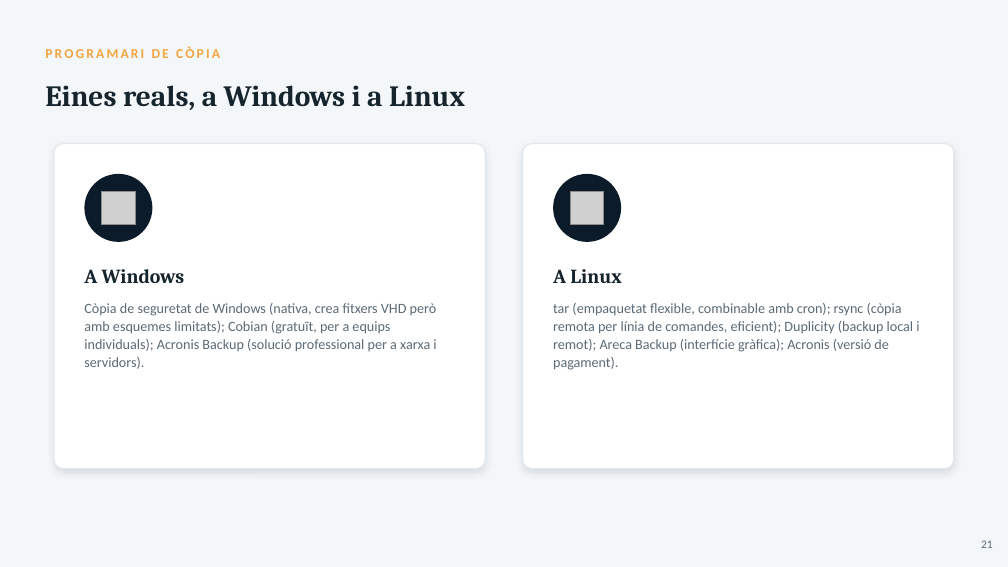
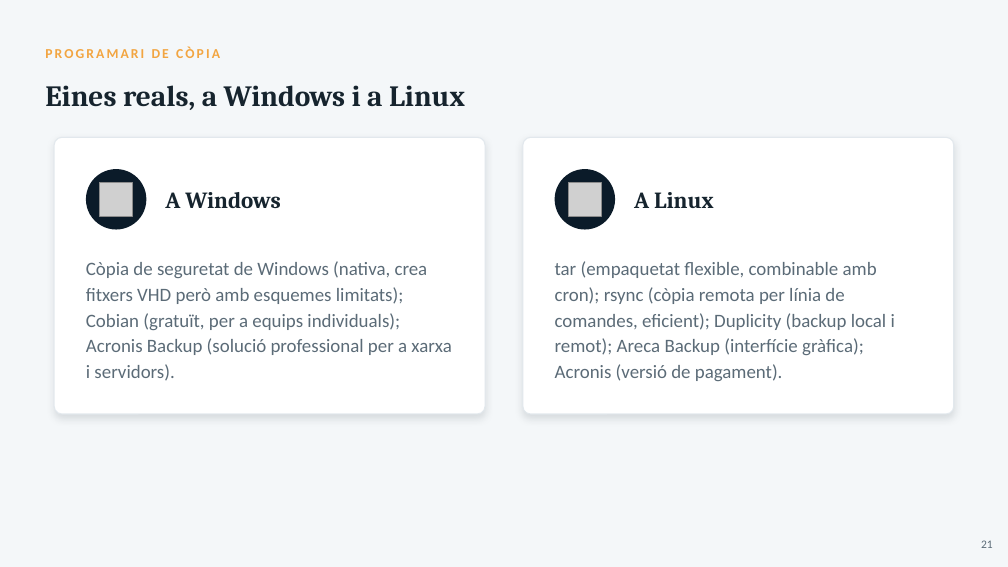
Before and after one commit to joansanchezescudero/SMX_0226_Seguretat_Informatica, a slide deck: slide 21 of RA2 - Emmagatzematge i copies de seguretat/AA3 - Copies de seguretat/RA2_AA3_Copies_de_seguretat.pptx. Drawn at 1008x567 pixels with LibreOffice and Linux fonts; fonts in the diff are those of the drawing; grey boxes stand for pictures. Boxes give left, top, right and bottom in pixels: in the first picture for what was removed or moved away, otherwise in the second. Text is boxed around its words. In the diff, an @@ line names an element or a change of style, - is before the commit and + after.

```diff
--- a/RA2 - Emmagatzematge i copies de seguretat/AA3 - Copies de seguretat/RA2_AA3_Copies_de_seguretat.pptx
+++ b/RA2 - Emmagatzematge i copies de seguretat/AA3 - Copies de seguretat/RA2_AA3_Copies_de_seguretat.pptx
@@ rounded rectangle resized from (x1=54, y1=144, x2=485, y2=469) to (x1=54, y1=138, x2=485, y2=414) @@
@@ rounded rectangle resized from (x1=523, y1=144, x2=954, y2=469) to (x1=523, y1=138, x2=954, y2=414) @@
@@ ellipse resized from (x1=85, y1=174, x2=153, y2=242) to (x1=86, y1=169, x2=147, y2=230) @@
@@ ellipse resized from (x1=554, y1=174, x2=622, y2=242) to (x1=555, y1=169, x2=616, y2=230) @@
@@ picture moved from (x1=102, y1=191, x2=135, y2=225) to (x1=100, y1=183, x2=133, y2=216) @@
@@ text "A Windows" moved from (x1=84, y1=269, x2=184, y2=283) to (x1=165, y1=192, x2=280, y2=208) @@
@@ text "A Windows" at (x1=165, y1=192, x2=280, y2=208): size 19 to 22 pt @@
@@ picture moved from (x1=571, y1=191, x2=604, y2=225) to (x1=569, y1=183, x2=602, y2=216) @@
@@ text "A Linux" at (x1=634, y1=192, x2=714, y2=208): size 19 to 22 pt @@
@@ text "A Linux" moved from (x1=553, y1=269, x2=621, y2=283) to (x1=634, y1=192, x2=714, y2=208) @@
@@ text "Còpia de seguretat de Windows ..." moved from (x1=84, y1=303, x2=437, y2=369) to (x1=86, y1=261, x2=451, y2=380) @@
@@ text "Còpia de seguretat de Windows ..." at (x1=86, y1=261, x2=451, y2=380): size 13.5 to 18 pt; line spacing 17pt to 24.5pt @@
@@ text "tar (empaquetat flexible, combinable amb ..." at (x1=555, y1=261, x2=895, y2=381): size 13.5 to 18 pt; line spacing 17pt to 24.5pt @@
@@ text "tar (empaquetat flexible, combinable amb ..." moved from (x1=553, y1=303, x2=919, y2=370) to (x1=555, y1=261, x2=895, y2=381) @@
```
Also in this commit, not shown: 26 other slides changed, 1 other file.
